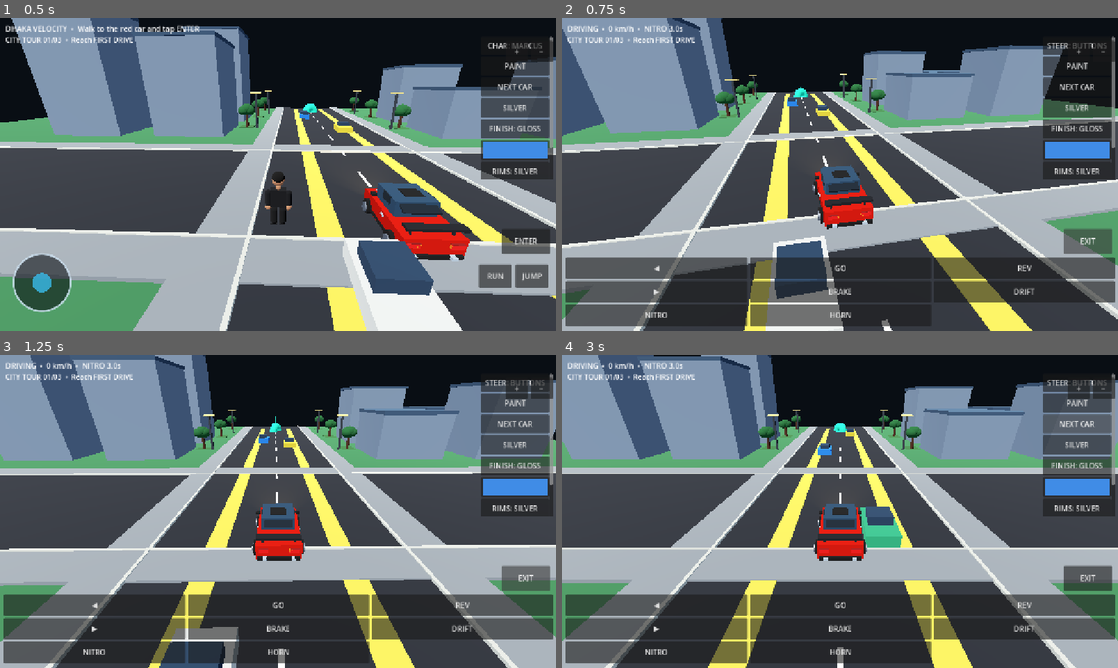
Above: before the commit, frames 1-4 (two rows, left to right).
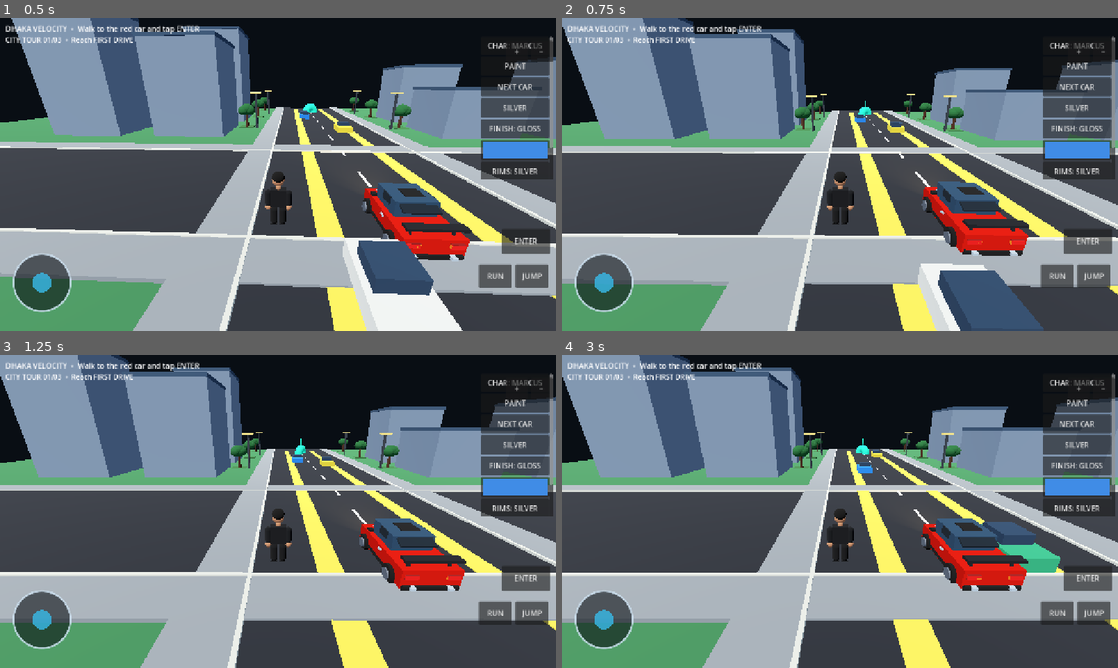
Above: after the commit, the same moments.

Repository: mahadihhassan8907-wq/Dhaka-Velocity-
Game: Godot game, scene res://Main.tscn
Two runs of this game, one before a commit and one after it. Both use one fixed random seed, a clock stepped at 60 frames per second and the inputs below.
Inputs (mouse positions are in pixels of both pictures, inside the frame that each line leads up to):
- Up to frame 1 (0.5 s): no input
- Up to frame 2 (0.75 s): click (1090, 240) at 0.5 s, where only the run before the commit has a clickable "ENTER"
- Up to frame 3 (1.25 s): no input
- Up to frame 4 (3 s): click (840, 605) at 1.25 s, where only the run before the commit has a clickable "GO"; click (840, 605) at 2 s, where only the run before the commit has a clickable "GO"; click (1079, 423) at 2.75 s, where only the run before the commit has a clickable "NEXT CAR"

Frame 1 is identical in both runs. In frame 2, 62% of the frame differs, in the area x 0-100%, y 0-100%; in frame 3, 63%; in frame 4, 63%.

Commit message:
Prevent duplicate mobile touch signals on custom buttons

Diff:
--- a/Scripts/DhakaVelocity_v8.gd
+++ b/Scripts/DhakaVelocity_v8.gd
@@ -6,7 +6,8 @@
 	var active_touches: Dictionary = {}
 
 	func _ready() -> void:
-		mouse_filter = Control.MOUSE_FILTER_STOP
+		# Touches are handled manually in _input; ignore native GUI handling to prevent a second press signal.
+		mouse_filter = Control.MOUSE_FILTER_IGNORE
 		focus_mode = Control.FOCUS_NONE
 		set_process_input(true)
 
@@ -806,7 +807,8 @@
 	enter.custom_minimum_size = Vector2(112, 58)
 	enter.size = Vector2(112, 58)
 	enter.focus_mode = Control.FOCUS_NONE
-	enter.mouse_filter = Control.MOUSE_FILTER_STOP
+	# The custom touch handler owns this button; native GUI handling would double-toggle it.
+	enter.mouse_filter = Control.MOUSE_FILTER_IGNORE
 	enter.set_anchors_preset(Control.PRESET_BOTTOM_RIGHT)
 	enter.position = Vector2(-126, -236)
 	enter_exit_button = enter
